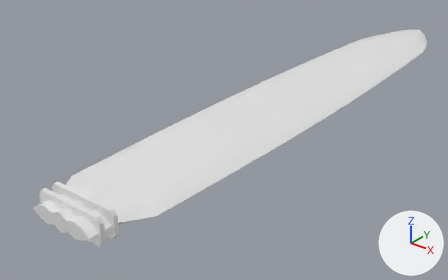
The glTF model godot/assets/waffen/modelle/messerklinge/t2_4.glb as it was, and as the next commit left it.
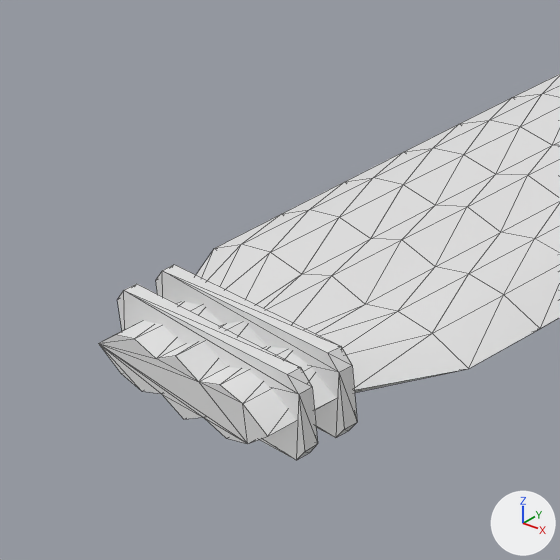
There are two pictures of each version: one whole from a camera (50 mm lens) standing at (0.1388, -0.0074, 0.1053) and looking at (-0.0195, 0.1905, -0.0174), one close up on the part from 0% to 42% of the width and 33% to 100% of the height. Arrows for +X, +Y and +Z are at lower right; the lights stay in place. The first two pictures are the older version. The close-ups show mesh edges as thin lines. Vertices at exactly the same position are counted once.

Script lines for the objects in view, before the commit:
```python
me_messerklinge_t2_4 = bpy.data.meshes.new('messerklinge_t2_4')
me_messerklinge_t2_4.from_pydata(...)  # 449 vertices, 886 faces; spans x -0.023..0.023, y 0.086..0.358, z -0.005..0.005
# faces by material slot: [830, 56]
me_messerklinge_t2_4.materials.append(mat_klinge)  # white #e7e7e7
me_messerklinge_t2_4.materials.append(mat_beschlag)  # white #e7e7e7
ob_messerklinge_t2_4 = bpy.data.objects.new('messerklinge_t2_4', me_messerklinge_t2_4)
ob_messerklinge_t2_4.location = (0.0, 0.0, 0.0)
```
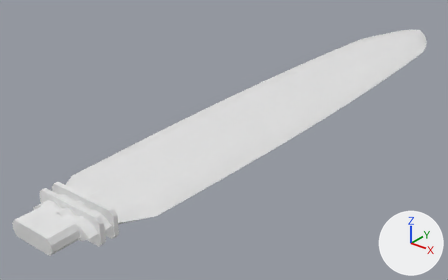
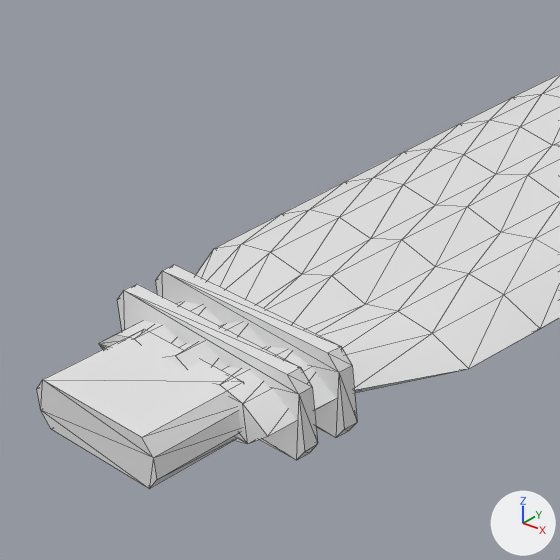
Changed parts and their boxes [x1, y1, x2, y2] in the close-ups (560 x 560 px):
```json
{"object": "messerklinge_t2_4", "change": "reshaped", "before": [98, 74, 560, 460], "after": [37, 74, 560, 489]}
{"part": 1, "of": "me_messerklinge_t2_4", "change": "added", "after": [37, 329, 244, 489]}
```

Scene script edits in JSON lines:
```json
{"block": "me_messerklinge_t2_4", "where": "# used by ob_messerklinge_t2_4; location = (0.0, 0.0, 0.0)"}
{"op": "remove", "block": "me_messerklinge_t2_4", "code": "me_messerklinge_t2_4.from_pydata(...)  # 449 vertices, 886 faces; spans x -0.023..0.023, y 0.086..0.358, z -0.005..0.005"}
{"op": "add", "block": "me_messerklinge_t2_4", "code": "me_messerklinge_t2_4.from_pydata(...)  # 465 vertices, 914 faces; spans x -0.023..0.023, y 0.076..0.358, z -0.005..0.005"}
{"block": "me_messerklinge_t2_4", "change": "me_messerklinge_t2_4 part 1: the loose piece of 16 vertices spanning x -0.014..0.014, y 0.09..0.091, z -0.005..0.005 is copied, and the copy is scaled about its middle by (0.63, 7.2, 0.519), then moved by (0.0, -0.008, 0.0), in mat_klinge (white #e7e7e7); it spans x -0.009..0.009, y 0.076..0.088, z -0.003..0.003"}
```
